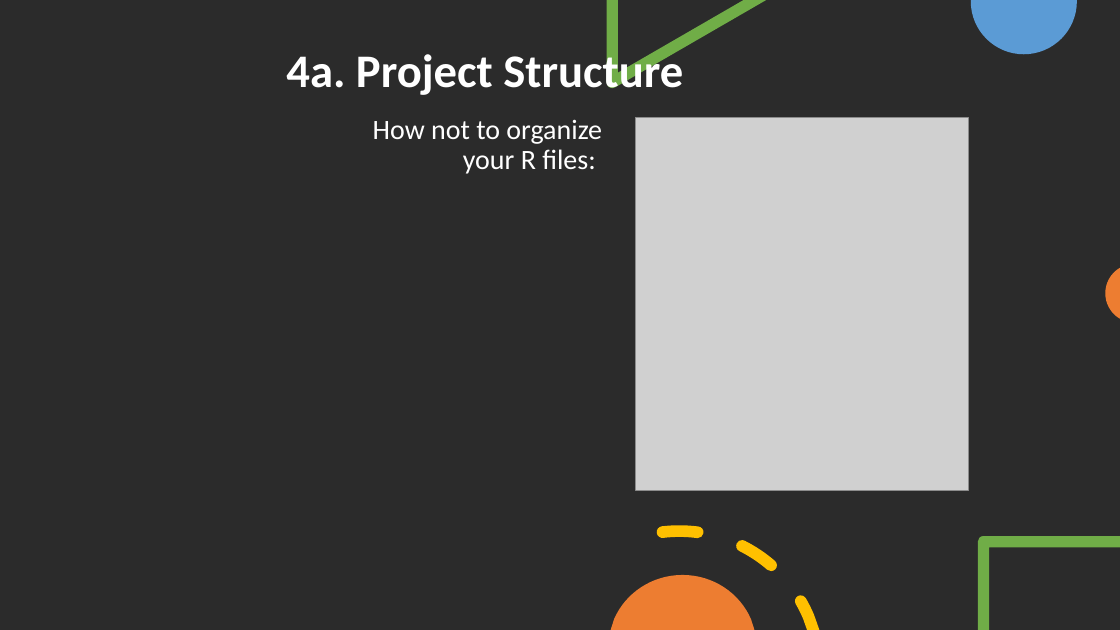
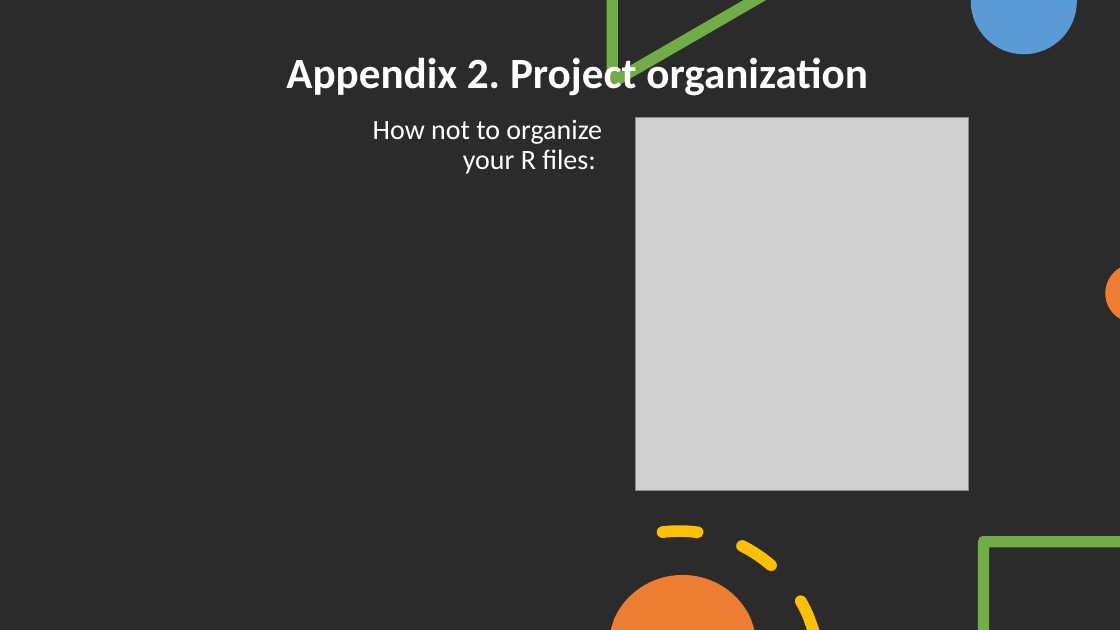
Before and after one commit to DataIMLabs/MIE2024, a slide deck: slide 43 of presentation/MIE2024-DataIM-Masterclass.pptx (slide 45 before the commit). Drawn at 1120x630 pixels with LibreOffice and Linux fonts; fonts in the diff are those of the drawing; grey boxes stand for pictures; background and template pictures are left out; a plain dark background stands for a picture behind light text. Boxes give left, top, right and bottom in pixels: in the first picture for what was removed or moved away, otherwise in the second. Text is boxed around its words. In the diff, an @@ line names an element or a change of style, - is before the commit and + after.

```diff
--- a/presentation/MIE2024-DataIM-Masterclass.pptx
+++ b/presentation/MIE2024-DataIM-Masterclass.pptx
@@ text at (x1=286, y1=52, x2=868, y2=96): text changed; size 40 to 37 pt @@
-4a. Project Structure
+Appendix 2. Project organization
```
Also in this commit, not shown: 5 other slides changed, 4 slides removed, 7 other files.
